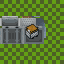
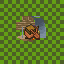
Comparing the layer stacks of the two 64×64 images. Changes:
hid group "Items" (6 layers) over (x1=25, y1=24, x2=39, y2=39)
removed layer "Minecart Entity" from group "Minecarts" over (x1=0, y1=16, x2=44, y2=44)
